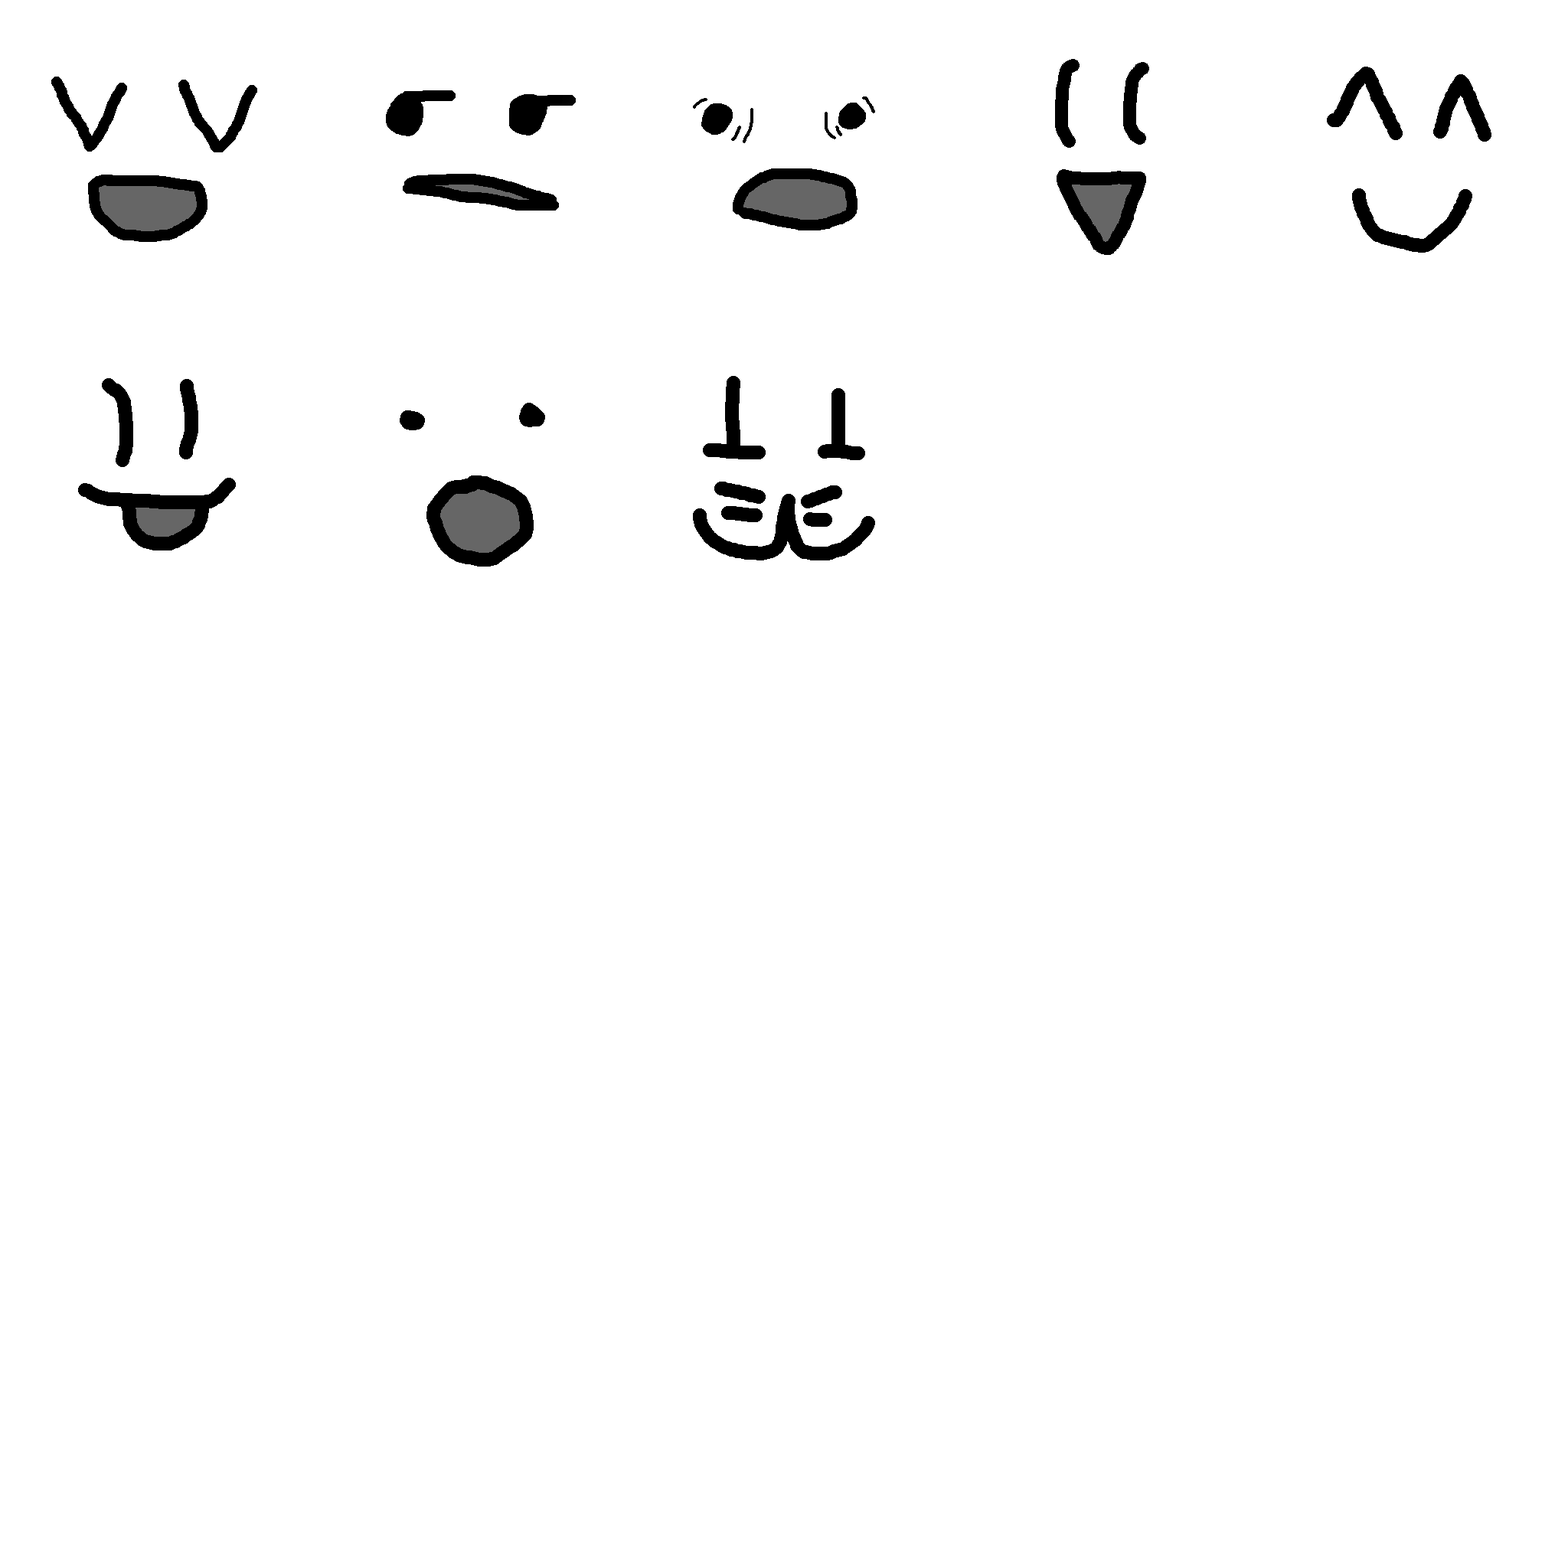
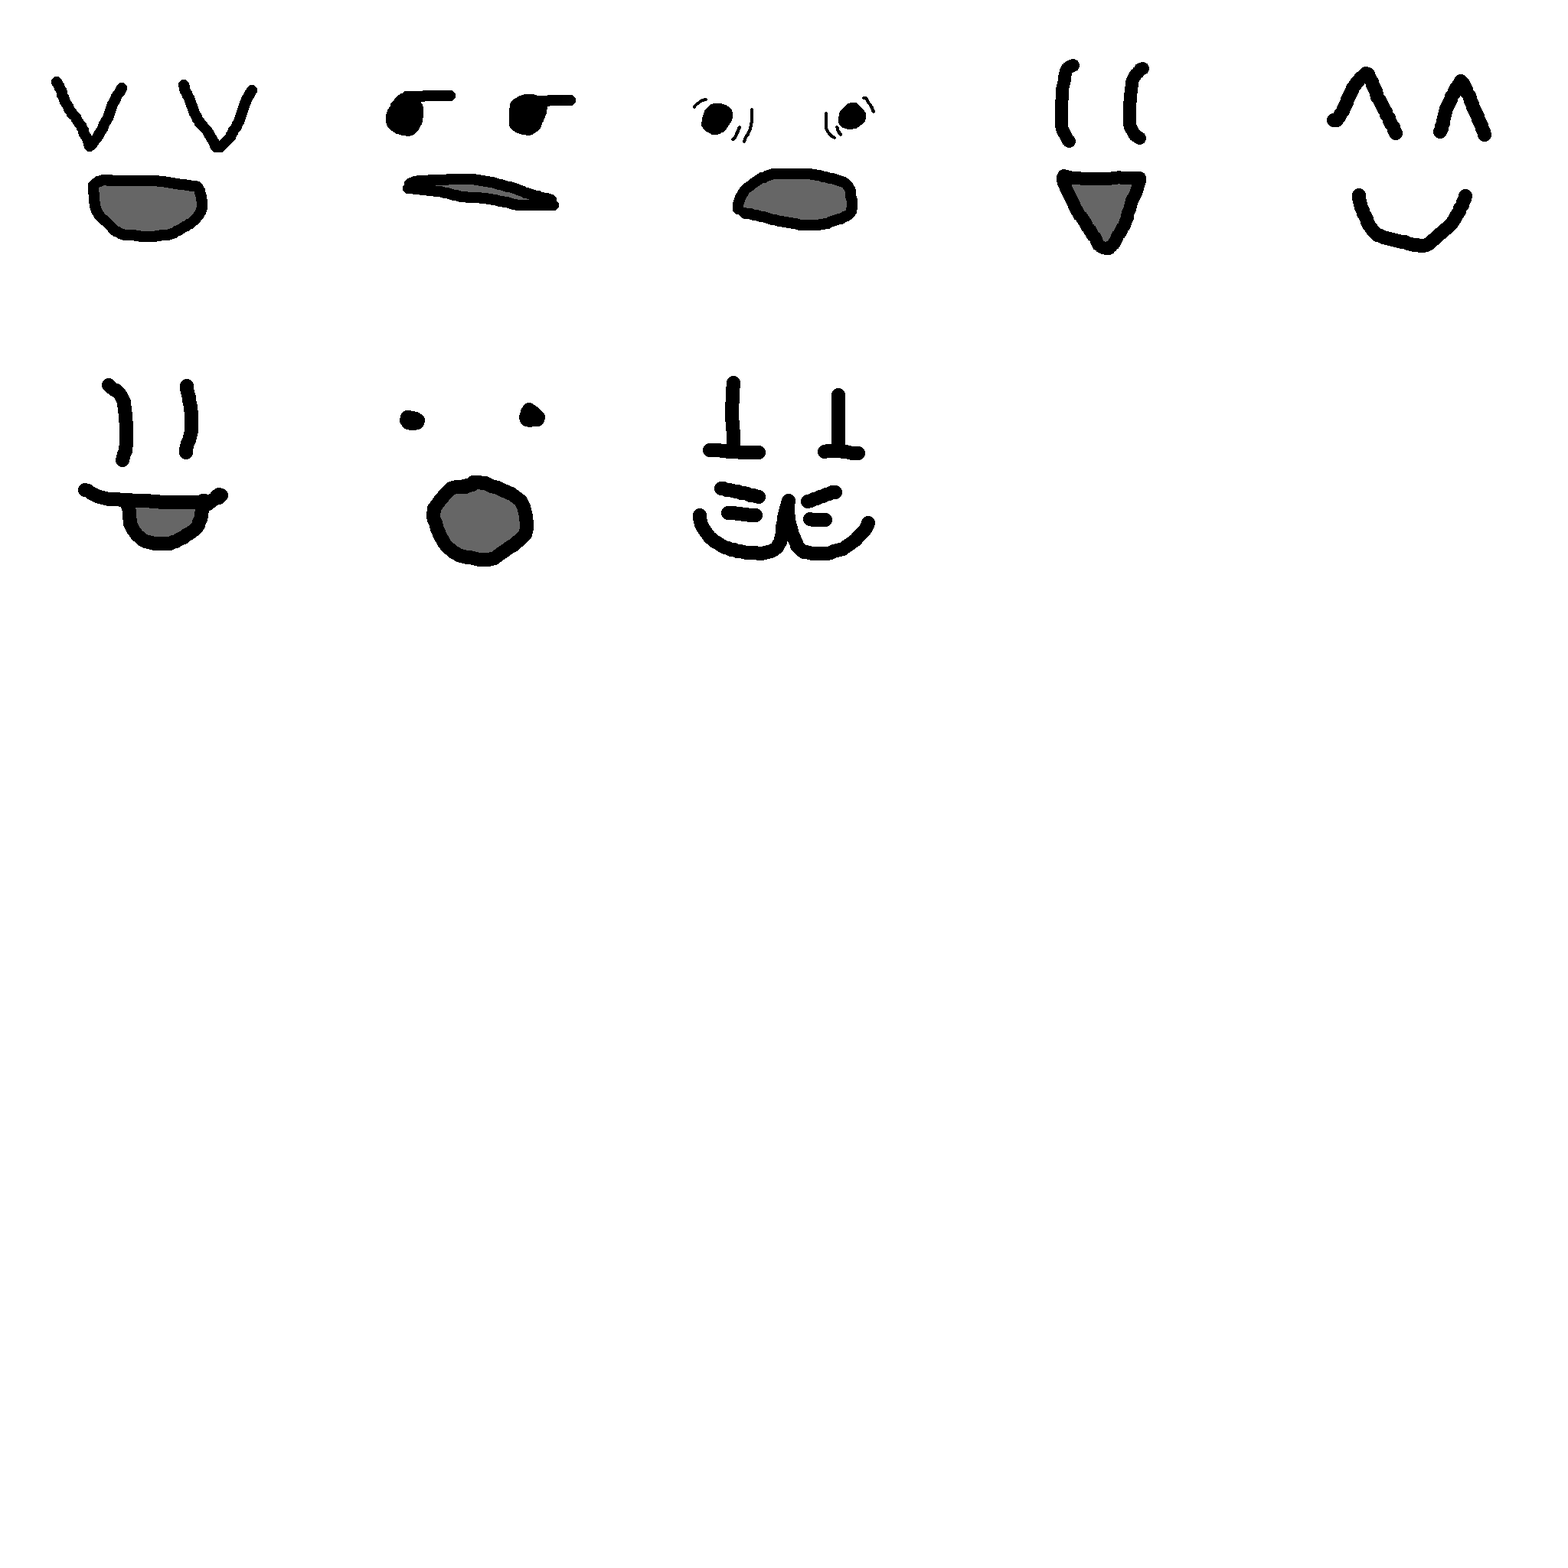
The second 1568 × 1568 image is a revision of the first. Changes to its layers:
painted on ":P" over [199, 477, 236, 511]